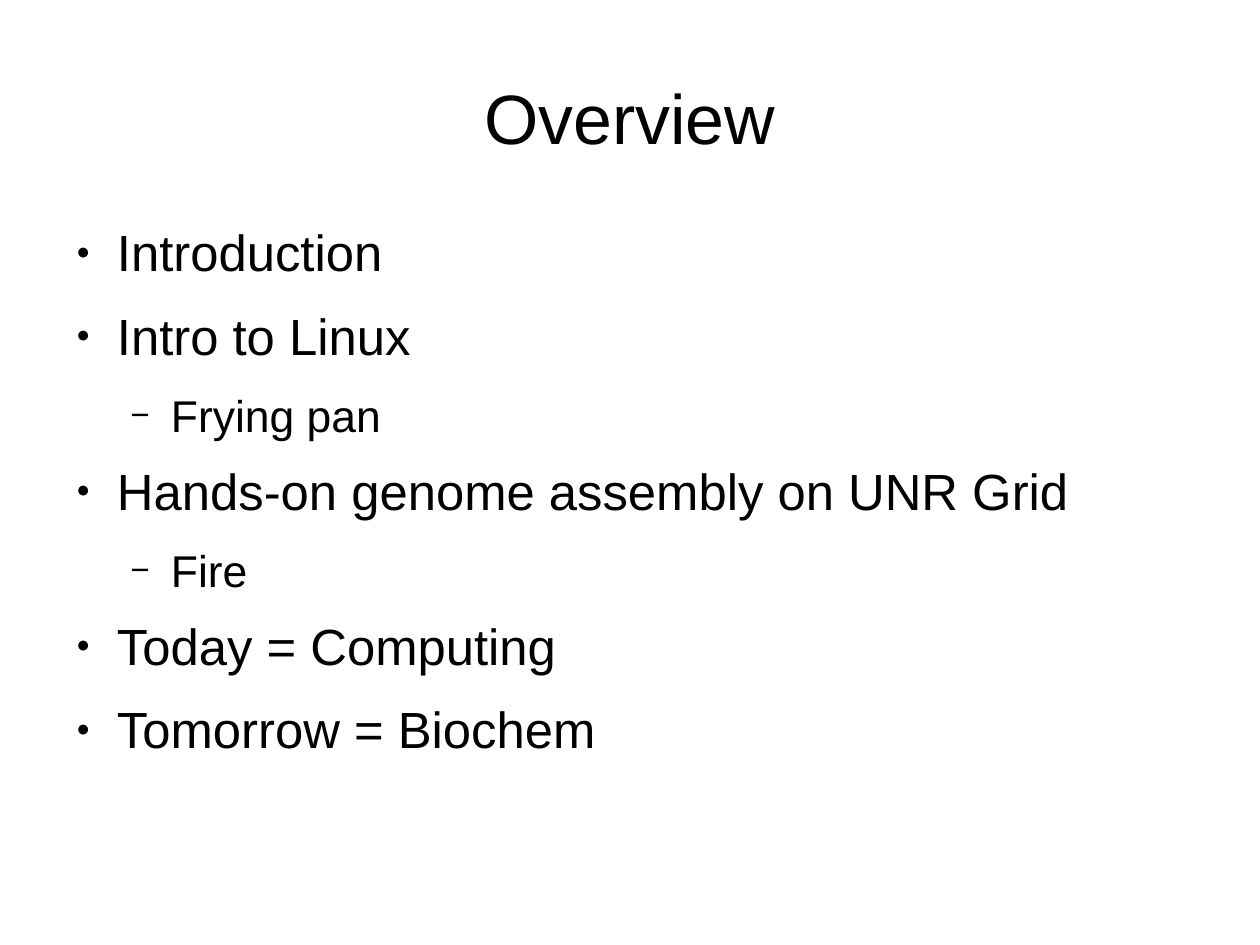
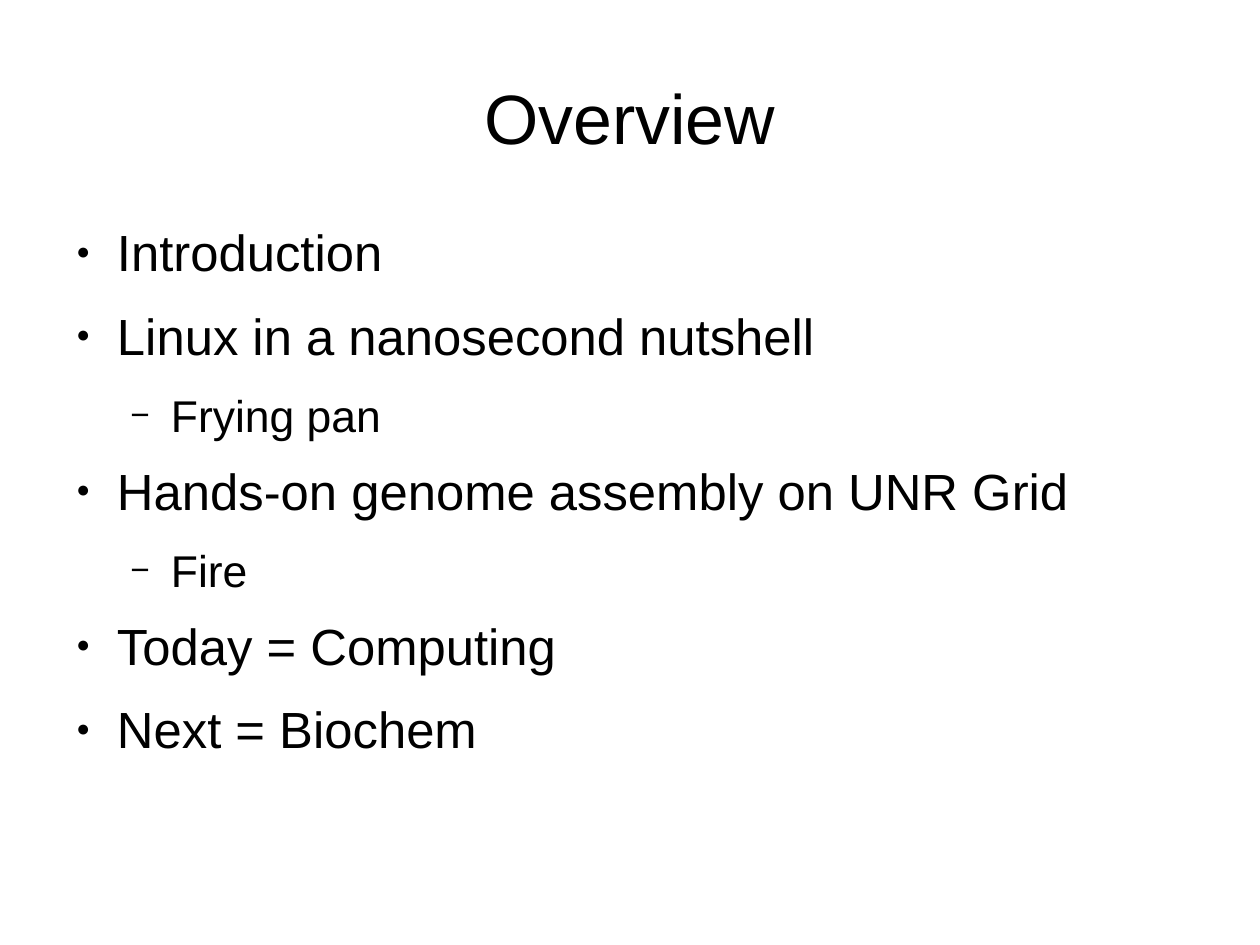
Before and after one commit to UNR-CFB/bch-709-intro-bioinformatics-2015f, a slide deck: slide 2 of day-1/doc/presentation.odp. Drawn at 1260x945 pixels with LibreOffice and Linux fonts; fonts in the diff are those of the drawing. Boxes give left, top, right and bottom in pixels: in the first picture for what was removed or moved away, otherwise in the second. Text is boxed around its words. In the diff, an @@ line names an element or a change of style, - is before the commit and + after.

```diff
--- a/day-1/doc/presentation.odp
+++ b/day-1/doc/presentation.odp
@@ text at (117,318,814,356): text changed @@
-● Intro to Linux
+● Linux in a nanosecond nutshell
@@ text at (117,711,477,749): text changed @@
-● Tomorrow = Biochem
+● Next = Biochem
```
Also in this commit, not shown: 15 other slides changed, 1 other file.
